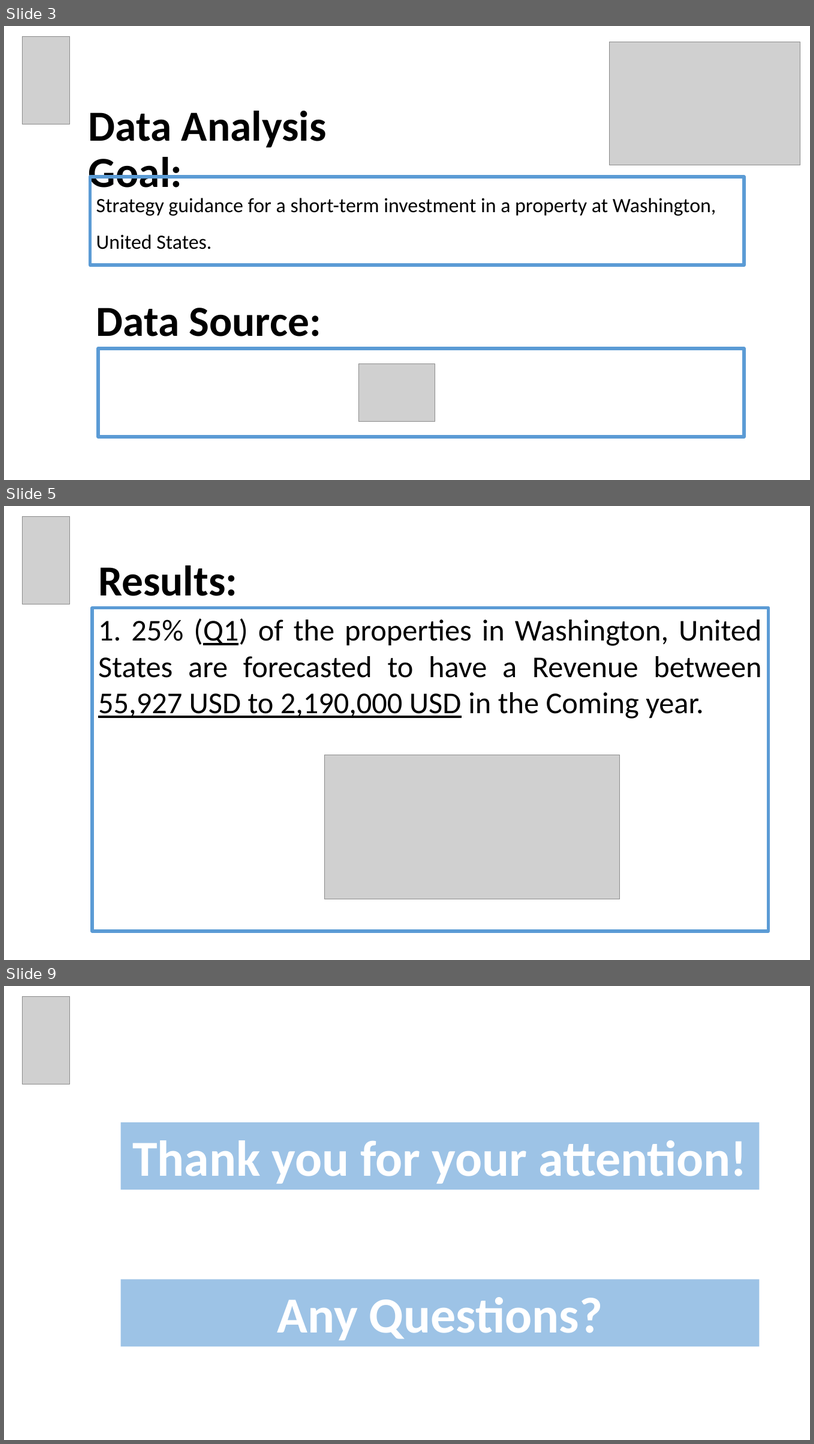
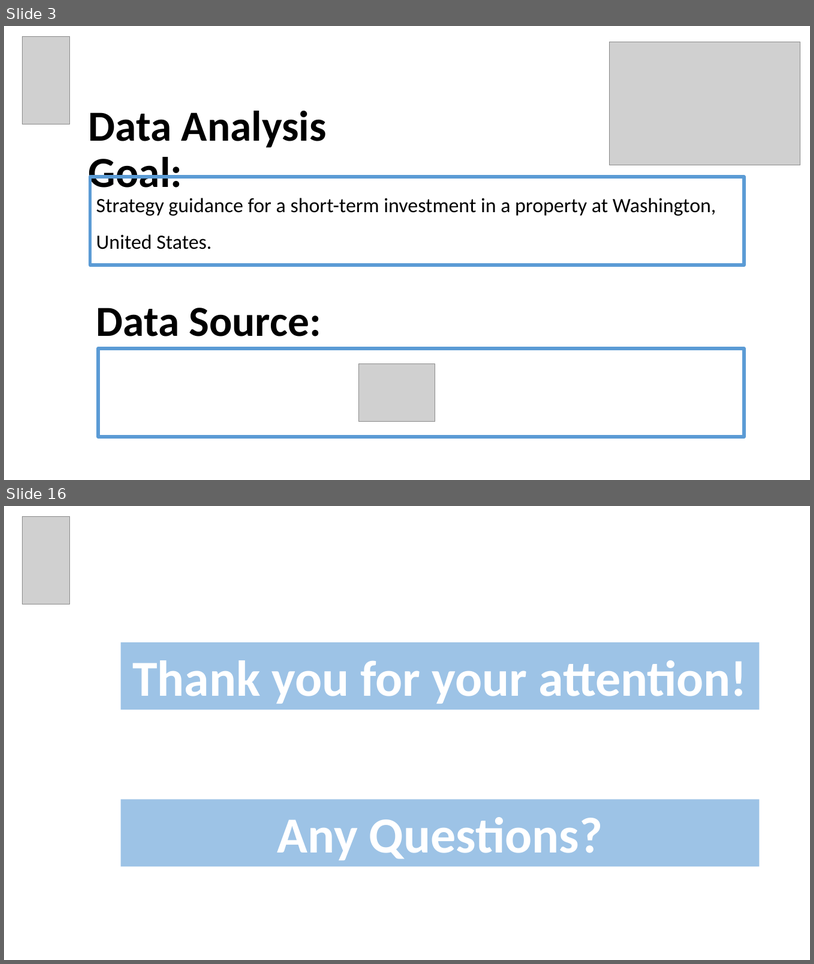
Before and after one commit to EyalVultz/Fianl-Project-Data-Analyst-Program-Hebrew-University-of-Jerusalem-Class-4-Group-2, a slide deck: Final Project Data Analyst Program Hebrew University of Jerusalem Class No. 4 Group 2.pptx. Shown one above the other, each under a label of ours: slides 3, 5 and 9 before the commit, slides 3 and 16 after it; the slides between them are not shown. The pictures are 814x1444 and 814x964 pixels, drawn with LibreOffice and Linux fonts; fonts in the diff are those of the drawing; grey boxes stand for pictures. Boxes give left, top, right and bottom in pixels: in the first picture for what was removed or moved away, otherwise in the second. Text is boxed around its words. In the diff, an @@ line names an element or a change of style, - is before the commit and + after.

```diff
--- a/Final Project Data Analyst Program Hebrew University of Jerusalem Class No. 4 Group 2.pptx
+++ b/Final Project Data Analyst Program Hebrew University of Jerusalem Class No. 4 Group 2.pptx
@@ slide 5 removed at [4, 506, 810, 960], background #FFFFFF @@
@@ picture removed at [22, 516, 70, 604] @@
@@ title removed at [98, 565, 237, 596] @@
-Results:
@@ rectangle removed at [92, 607, 768, 931] @@
-1. 25% (Q1) of the properties in Washington, United States are forecasted to have a Revenue between 55,927 USD to 2,190,000 USD in the Coming year.
@@ picture removed at [324, 754, 620, 898] @@
@@ what was slide 9 is now slide 16 @@
```
Also in this commit, not shown: 3 slides changed, 10 slides added, 2 other slides removed, 1 other file.
